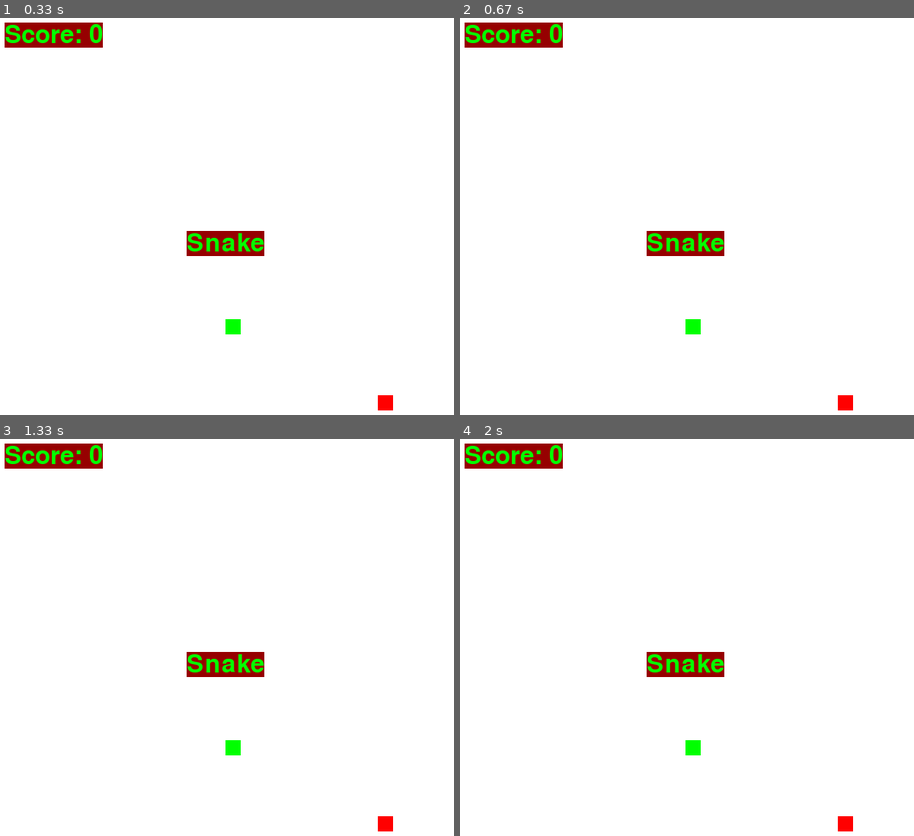
Above: before the commit, frames 1-4 (two rows, left to right).
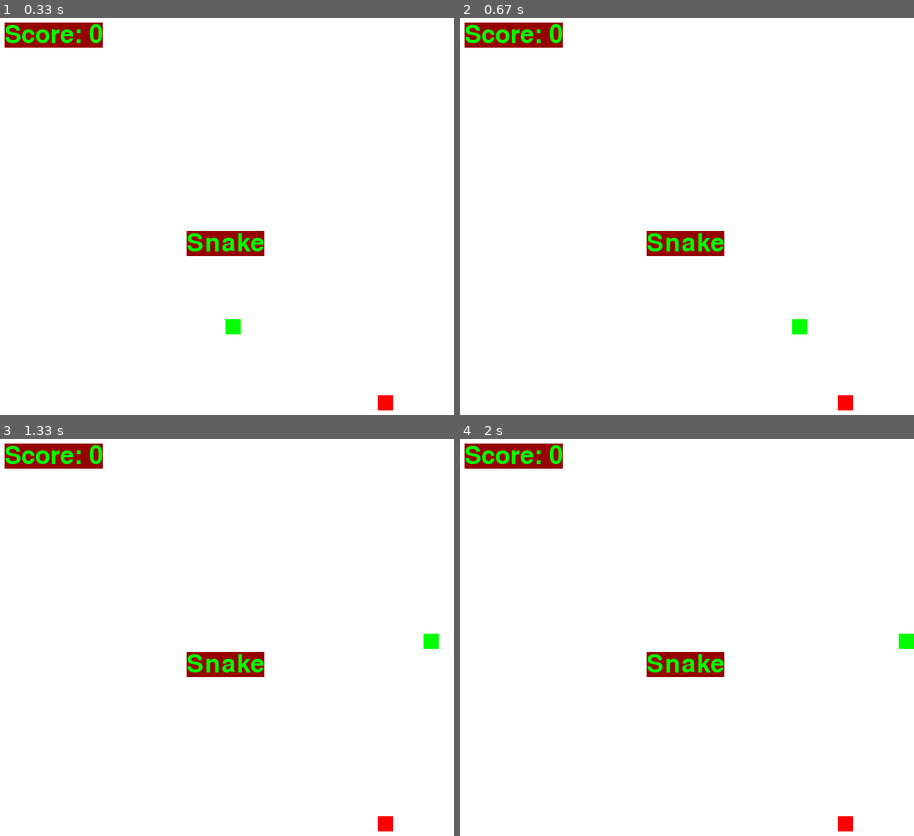
Above: after the commit, the same moments.

Repository: TymoteuszBroda/Pygame-snake-game
Game: pygame game, started from snake_game.py
The game is run twice, just before and just after one commit, with the same random seed, the same clock (stepped at 60 frames per second) and the same inputs.
Inputs:
- Up to frame 1 (0.33 s): no input
- Up to frame 2 (0.67 s): hold D from 0.33 s (still down)
- Up to frame 3 (1.33 s): release D at 0.8 s; hold W 0.83-1.13 s; hold D from 1.17 s (still down)
- Up to frame 4 (2 s): release D at 1.63 s; hold A from 1.67 s (still down)

Frame 1 is identical in both runs. In frame 2, 0.3% of the frame differs, in the area x 49-77%, y 75-80%; in frame 3, 0.3%; in frame 4, 0.3%.

Commit message:
added basic movement of the snake

Diff:
--- a/snake_game.py
+++ b/snake_game.py
@@ -64,6 +64,26 @@
         if event.type == pygame.QUIT:
             running = False
 
+        #Move snake
+        if event.type == pygame.KEYDOWN:
+            if event.key == pygame.K_a:
+                snakeDx = -SNAKE_SIZE
+                snakeDy = 0
+            if event.key == pygame.K_d:
+                snakeDx = SNAKE_SIZE
+                snakeDy = 0
+            if event.key == pygame.K_w:
+                snakeDx = 0
+                snakeDy = -SNAKE_SIZE
+            if event.key == pygame.K_s:
+                snakeDx = 0
+                snakeDy = SNAKE_SIZE
+
+    #update position of snake head
+    headX += snakeDx
+    headY += snakeDy
+    headCoord = (headX, headY, SNAKE_SIZE, SNAKE_SIZE)
+
     window.fill(WHITE)
     #HUD
     window.blit(titleText, titleRect)
